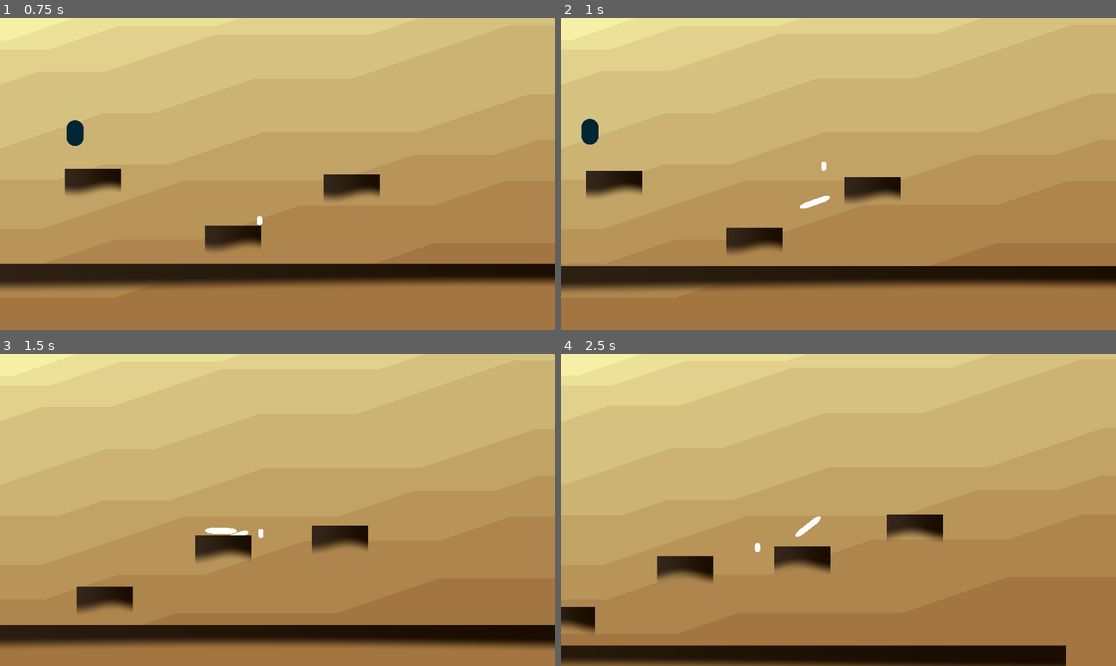
Above: before the commit, frames 1-4 (two rows, left to right).
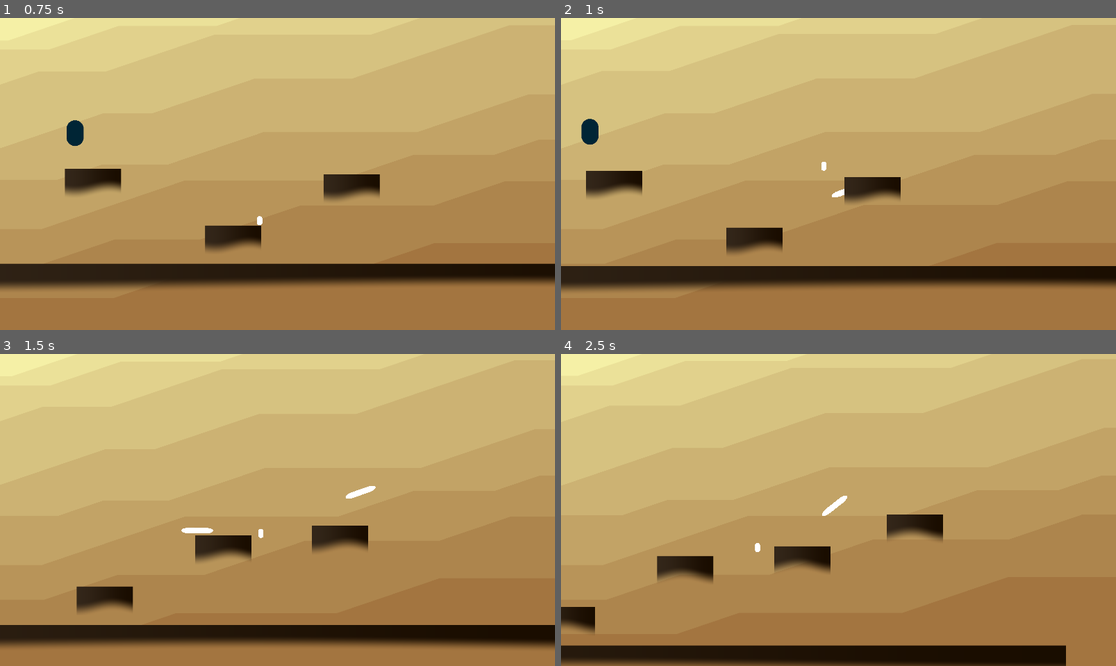
Above: after the commit, the same moments.

Repository: haikey-build/climb
Game: Godot game, scene res://level/desert/desert_level.tscn
Two runs of this game, one before a commit and one after it. Both use one fixed random seed, a clock stepped at 60 frames per second and the inputs below.
Inputs (mouse positions are in pixels of both pictures, inside the frame that each line leads up to):
- Up to frame 1 (0.75 s): tap Enter (ui_accept) at 0.5 s; move the mouse to (399, 158) at 0.52 s; hold D (right) from 0.53 s (still down); click (399, 158) at 0.6 s
- Up to frame 2 (1 s): keep holding D (right); tap W (jump) at 0.77 s; right-click (960, 158) at 0.8 s
- Up to frame 3 (1.5 s): keep holding D (right); move the mouse to (166, 525) at 1.27 s; right-click (166, 525) at 1.35 s
- Up to frame 4 (2.5 s): tap W (jump) at 1.52 s; click (727, 525) at 1.55 s; move the mouse to (894, 441) at 2.02 s; release D (right) at 2.03 s; hold A (left) from 2.03 s (still down); click (894, 441) at 2.1 s; right-click (894, 441) at 2.3 s

Frame 1 is identical in both runs. In frame 2, 0.1% of the frame differs, in the area x 43-52%, y 54-62%; in frame 3, 0.3%, in the area x 32-68%, y 42-59%; in frame 4, 0.2%.

Commit message:
melee refactor to create instance of detection area

Diff:
--- a/char/ability/basic_range_attack.gd
+++ b/char/ability/basic_melee/basic_melee_attack.gd
@@ -2,23 +2,18 @@
 
 var _available_to_enact = true
 
-@onready var _attack_area_scene = preload("res://char/ability/basic_range_attack_area.tscn")
-
+@onready var _attack_area_scene = preload("res://char/ability/basic_melee/basic_melee_attack_area.tscn")
 
 func enact_ability():
 	if !_available_to_enact:
 		return false
 
-	# TODO object pooling
 	var attack_area = _attack_area_scene.instantiate()
-
 
 	var mouse_position = get_global_mouse_position()
 	var v = mouse_position - global_position
 	var look_angle = v.angle()
-	var travel_direction = v.normalized()
 
-	attack_area.rotation = look_angle + (PI / 2)
-	attack_area.setup(travel_direction, 500, global_position)
 
 	add_child(attack_area)
+	attack_area.setup(global_position, look_angle)
--- /dev/null
+++ b/char/ability/basic_melee/basic_melee_attack.tscn
@@ -0,0 +1,6 @@
+[gd_scene load_steps=2 format=3 uid="uid://cje6cfm0lkfsd"]
+
+[ext_resource type="Script" path="res://char/ability/basic_melee/basic_melee_attack.gd" id="1_c1vvw"]
+
+[node name="BasicMeleeAttack" type="Node2D"]
+script = ExtResource("1_c1vvw")
--- /dev/null
+++ b/char/ability/basic_melee/basic_melee_attack_area.gd
@@ -0,0 +1,56 @@
+extends Node2D
+
+var _inner_radius: float = 50.0
+var _outer_radius: float = 100.0
+var _arc_width: float = PI / 3
+var _num_steps: int = 10
+var _available_to_enact = true
+
+var _tracking_pos
+var _look_angle
+
+@onready var _polygon2d = $Polygon2D
+@onready var _collision_polygon2d = $Area2D/CollisionPolygon2D
+@onready var _cooldown_timer = $CooldownTimer
+@onready var _duration_timer = $DurationTimer
+@onready var _area2D = $Area2D
+
+
+func setup(position, look_angle):
+	_tracking_pos = position
+	_look_angle = look_angle
+
+	_polygon2d.polygon = _get_arc_points(look_angle)
+	_collision_polygon2d.polygon = _get_arc_points(look_angle)
+
+
+
+func _physics_process(delta):
+	global_position = _tracking_pos
+
+
+func _get_arc_points(look_angle):
+	var points = []
+	var start_angle = look_angle - _arc_width / 2
+	var step_size = _arc_width / _num_steps
+
+	for i in range(_num_steps + 1):
+		var angle = start_angle + i * step_size
+		var point = Vector2(cos(angle) * _outer_radius, sin(angle) * _outer_radius)
+		points.append(point)
+
+	for i in range(_num_steps, -1, -1):
+		var angle = start_angle + i * step_size
+		var point = Vector2(cos(angle) * _inner_radius, sin(angle) * _inner_radius)
+		points.append(point)
+
+	return points
+
+
+func _on_area_2d_body_shape_entered(body_rid, body, body_shape_index, local_shape_index):
+	print('-------body shape entered-------------')
+	print(body)
+
+
+func _on_duration_timer_timeout():
+	queue_free()
--- a/char/ability/basic_melee_attack_area.tscn
+++ b/char/ability/basic_melee/basic_melee_attack_area.tscn
@@ -1,9 +1,9 @@
 [gd_scene load_steps=2 format=3 uid="uid://ddwrema2ih862"]
 
-[ext_resource type="Script" path="res://char/ability/basic_melee_attack_area.gd" id="1_3rv8j"]
+[ext_resource type="Script" path="res://char/ability/basic_melee/basic_melee_attack_area.gd" id="1_cwlaj"]
 
 [node name="BasicMeleeAttackArea" type="Node2D"]
-script = ExtResource("1_3rv8j")
+script = ExtResource("1_cwlaj")
 
 [node name="Polygon2D" type="Polygon2D" parent="."]
 
@@ -11,15 +11,10 @@
 
 [node name="CollisionPolygon2D" type="CollisionPolygon2D" parent="Area2D"]
 
-[node name="CooldownTimer" type="Timer" parent="."]
-wait_time = 0.3
-one_shot = true
-
 [node name="DurationTimer" type="Timer" parent="."]
 wait_time = 0.1
 one_shot = true
+autostart = true
 
-[connection signal="body_entered" from="Area2D" to="." method="_on_area_2d_body_entered"]
 [connection signal="body_shape_entered" from="Area2D" to="." method="_on_area_2d_body_shape_entered"]
-[connection signal="timeout" from="CooldownTimer" to="." method="_on_cooldown_timer_timeout"]
 [connection signal="timeout" from="DurationTimer" to="." method="_on_duration_timer_timeout"]
--- a/char/ability/basic_melee_attack_area.gd
+++ /dev/null
@@ -1,100 +0,0 @@
-
-# ------------------------------
-# TODO
-# most of this code should be in the parent scene: basic melee attack
-# parent scene should spawn in one of these then kill it
-
-extends Node2D
-
-var _inner_radius: float = 50.0
-var _outer_radius: float = 100.0
-var _arc_width: float = PI / 3
-var _num_steps: int = 10
-var _available_to_enact = true
-
-var _global_pos
-
-@onready var _polygon2d = $Polygon2D
-@onready var _collision_polygon2d = $Area2D/CollisionPolygon2D
-@onready var _cooldown_timer = $CooldownTimer
-@onready var _duration_timer = $DurationTimer
-@onready var _area2D = $Area2D
-
-
-func _ready():
-	_polygon2d.polygon = _get_arc_points(0)
-	_collision_polygon2d.polygon = _get_arc_points(0)
-	set_process(false)
-	_turn_off()
-
-func enact_ability():
-	if !_available_to_enact:
-		return false
-
-	_turn_on()
-
-	var mouse_position = get_global_mouse_position()
-	var look_angle = (mouse_position - global_position).angle()
-
-	_collision_polygon2d.rotation = look_angle
-	_polygon2d.rotation = look_angle
-
-	_global_pos = global_position
-
-func _physics_process(delta):
-	global_position = _global_pos
-
-func _process(delta):
-	global_position = _global_pos
-
-func _turn_on():
-	_available_to_enact = false
-	set_physics_process(true)
-	_area2D.set_monitoring(true)
-	_area2D.set_monitorable(true)
-	_polygon2d.set_visible(true)
-
-	_duration_timer.start()
-	_cooldown_timer.start()
-
-
-func _turn_off():
-	position = Vector2(0, 0)
-	set_physics_process(false)
-	_area2D.set_monitoring(false)
-	_area2D.set_monitorable(false)
-	_polygon2d.set_visible(false)
-
-
-func _get_arc_points(look_angle):
-	var points = []
-	var start_angle = look_angle - _arc_width / 2
-	var step_size = _arc_width / _num_steps
-
-	for i in range(_num_steps + 1):
-		var angle = start_angle + i * step_size
-		var point = Vector2(cos(angle) * _outer_radius, sin(angle) * _outer_radius)
-		points.append(point)
-
-	for i in range(_num_steps, -1, -1):
-		var angle = start_angle + i * step_size
-		var point = Vector2(cos(angle) * _inner_radius, sin(angle) * _inner_radius)
-		points.append(point)
-
-	return points
-
-
-func _on_area_2d_body_entered(body):
-	print('-------body entered-------------')
-	print(body)
-
-
-func _on_area_2d_body_shape_entered(body_rid, body, body_shape_index, local_shape_index):
-	print('-------body shape entered-------------')
-	print(body)
-
-func _on_cooldown_timer_timeout():
-	_available_to_enact = true
-
-func _on_duration_timer_timeout():
-	_turn_off()
--- /dev/null
+++ b/char/ability/basic_range/basic_range_attack.gd
@@ -0,0 +1,25 @@
+extends Node2D
+
+var _available_to_enact = true
+var _range_speed = 1200
+
+@onready var _attack_area_scene = preload("res://char/ability/basic_range/basic_range_attack_area.tscn")
+
+
+func enact_ability():
+	if !_available_to_enact:
+		return false
+
+	# TODO object pooling
+	var attack_area = _attack_area_scene.instantiate()
+
+
+	var mouse_position = get_global_mouse_position()
+	var v = mouse_position - global_position
+	var look_angle = v.angle()
+	var travel_direction = v.normalized()
+
+	attack_area.rotation = look_angle + (PI / 2)
+	attack_area.setup(travel_direction, _range_speed, global_position)
+
+	add_child(attack_area)
--- /dev/null
+++ b/char/ability/basic_range/basic_range_attack.tscn
@@ -0,0 +1,6 @@
+[gd_scene load_steps=2 format=3 uid="uid://dn162mpy6k4jt"]
+
+[ext_resource type="Script" path="res://char/ability/basic_range/basic_range_attack.gd" id="1_6a457"]
+
+[node name="BasicRangeAttack" type="Node2D"]
+script = ExtResource("1_6a457")
--- a/char/ability/basic_range_attack_area.tscn
+++ b/char/ability/basic_range/basic_range_attack_area.tscn
@@ -1,6 +1,6 @@
 [gd_scene load_steps=4 format=3 uid="uid://deda3i34k4pvr"]
 
-[ext_resource type="Script" path="res://char/ability/basic_range_attack_area.gd" id="1_07gxc"]
+[ext_resource type="Script" path="res://char/ability/basic_range/basic_range_attack_area.gd" id="1_oh5r5"]
 
 [sub_resource type="CapsuleShape2D" id="CapsuleShape2D_6osiy"]
 height = 110.0
@@ -8,7 +8,7 @@
 [sub_resource type="CapsuleMesh" id="CapsuleMesh_w36dw"]
 
 [node name="BasicRangeAttackArea" type="Node2D"]
-script = ExtResource("1_07gxc")
+script = ExtResource("1_oh5r5")
 
 [node name="Area2D" type="Area2D" parent="."]
 
--- a/char/ability/basic_range_attack.tscn
+++ /dev/null
@@ -1,6 +0,0 @@
-[gd_scene load_steps=2 format=3 uid="uid://dn162mpy6k4jt"]
-
-[ext_resource type="Script" path="res://char/ability/basic_range_attack.gd" id="1_l8oir"]
-
-[node name="BasicRangeAttack" type="Node2D"]
-script = ExtResource("1_l8oir")
--- a/char/player/desert_char.gd
+++ b/char/player/desert_char.gd
@@ -14,7 +14,7 @@
 @onready var _platform_cooldown_timer = $PlatformCooldownTimer
 @onready var _air_jump = 1
 @onready var _can_place_platform = true
-@onready var _primary_ability = $BasicMeleeAttackArea
+@onready var _primary_ability = $BasicMeleeAttack
 @onready var _secondary_ability = $BasicRangeAttack
 
 
--- a/char/player/desert_char.tscn
+++ b/char/player/desert_char.tscn
@@ -1,8 +1,8 @@
 [gd_scene load_steps=6 format=3 uid="uid://blubiq053mo8n"]
 
 [ext_resource type="Script" path="res://char/player/desert_char.gd" id="1_230j0"]
-[ext_resource type="PackedScene" uid="uid://dn162mpy6k4jt" path="res://char/ability/basic_range_attack.tscn" id="2_2413n"]
-[ext_resource type="PackedScene" uid="uid://ddwrema2ih862" path="res://char/ability/basic_melee_attack_area.tscn" id="2_vej3a"]
+[ext_resource type="PackedScene" uid="uid://dn162mpy6k4jt" path="res://char/ability/basic_range/basic_range_attack.tscn" id="2_2413n"]
+[ext_resource type="PackedScene" uid="uid://cje6cfm0lkfsd" path="res://char/ability/basic_melee/basic_melee_attack.tscn" id="3_fuekk"]
 
 [sub_resource type="CapsuleShape2D" id="CapsuleShape2D_trj2w"]
 radius = 9.0
@@ -33,6 +33,6 @@
 
 [node name="BasicRangeAttack" parent="." instance=ExtResource("2_2413n")]
 
-[node name="BasicMeleeAttackArea" parent="." instance=ExtResource("2_vej3a")]
+[node name="BasicMeleeAttack" parent="." instance=ExtResource("3_fuekk")]
 
 [connection signal="timeout" from="PlatformCooldownTimer" to="." method="_on_platform_cooldown_timer_timeout"]
Renamed: char/ability/basic_range_attack_area.gd -> char/ability/basic_range/basic_range_attack_area.gd
